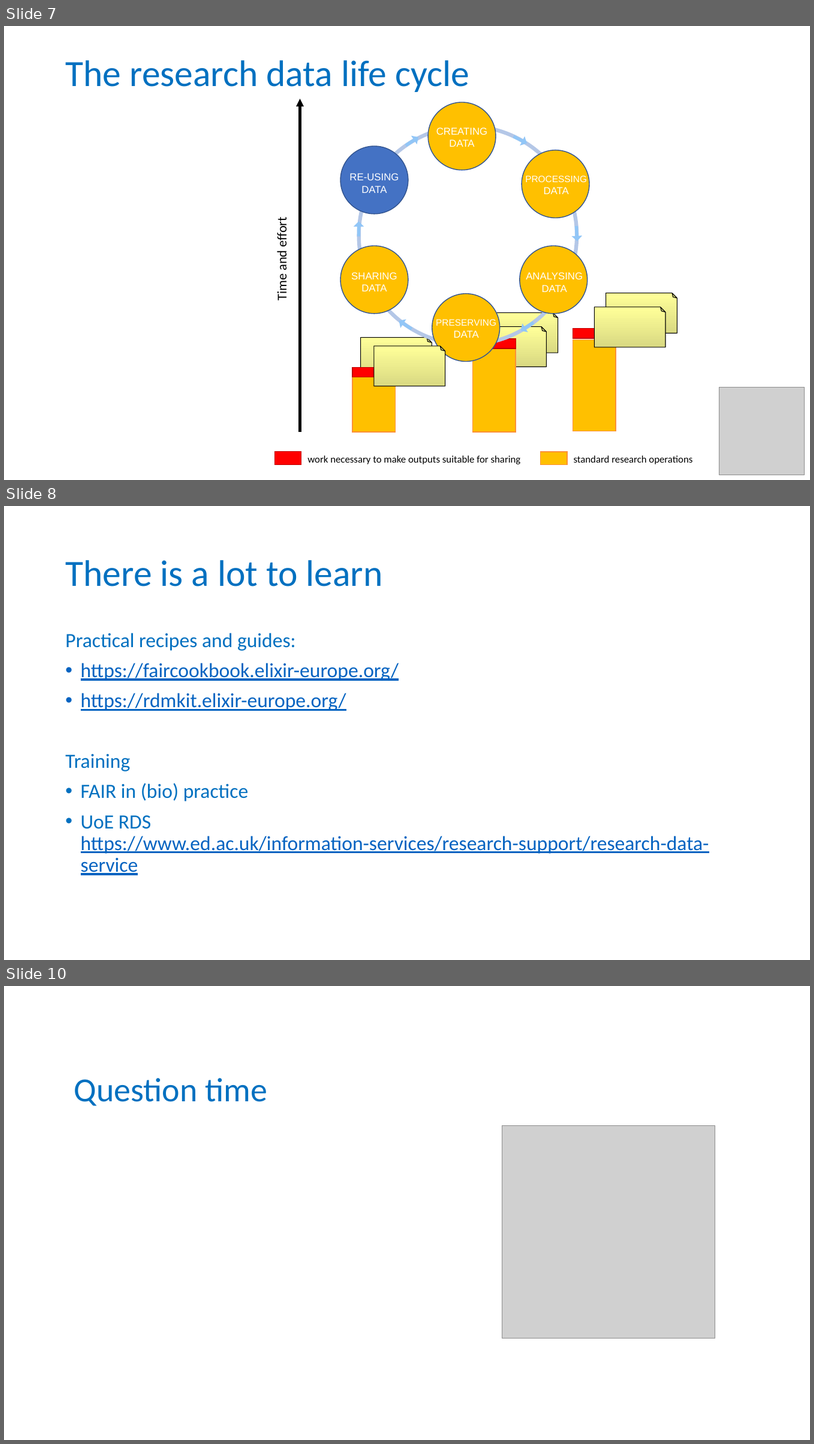
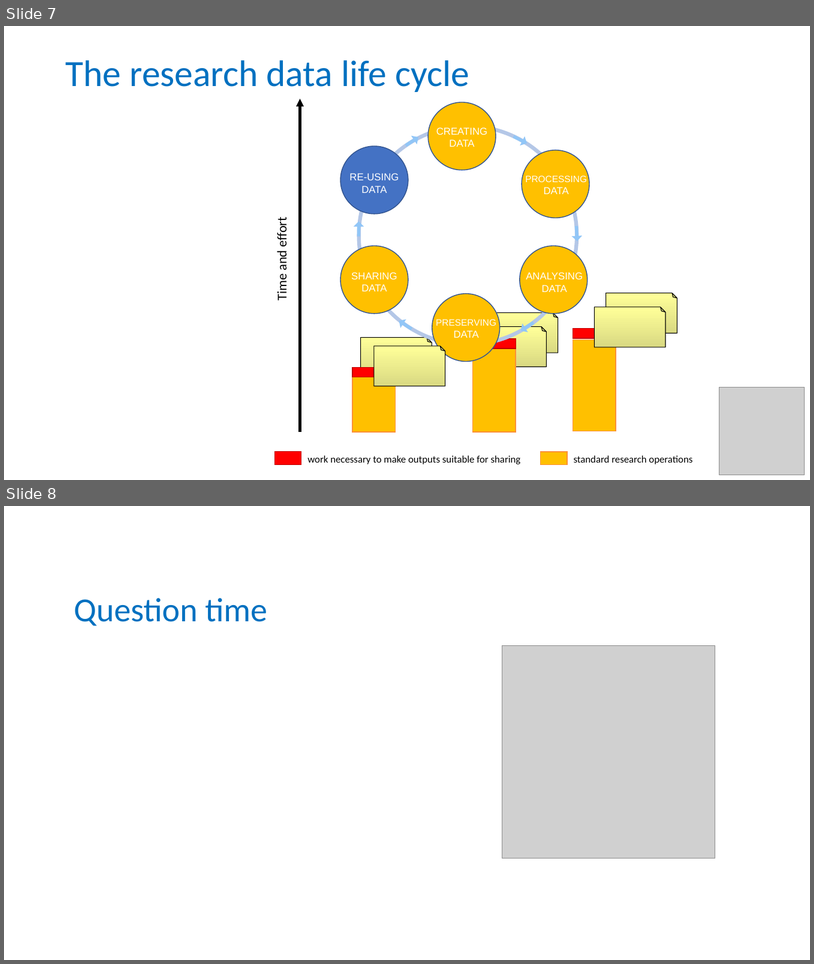
Before and after one commit to tobyhodges/probable-enigma, a slide deck: instructors/06-Practical_adoption.pptx. Shown one above the other, each under a label of ours: slides 7, 8 and 10 before the commit, slides 7 and 8 after it; the slides between them are not shown. The pictures are 814x1444 and 814x964 pixels, drawn with LibreOffice and Linux fonts; fonts in the diff are those of the drawing; grey boxes stand for pictures. Boxes give left, top, right and bottom in pixels: in the first picture for what was removed or moved away, otherwise in the second. Text is boxed around its words. In the diff, an @@ line names an element or a change of style, - is before the commit and + after.

```diff
--- a/instructors/06-Practical_adoption.pptx
+++ b/instructors/06-Practical_adoption.pptx
@@ slide 8 removed at (4,506,810,960), background #FFFFFF @@
@@ title removed at (65,560,383,586) @@
-There is a lot to learn
@@ text removed at (65,633,710,875) @@
-Practical recipes and guides:
-• https://faircookbook.elixir-europe.org/
-• https://rdmkit.elixir-europe.org/
-Training
-• FAIR in (bio) practice
-• UoE RDS https://www.ed.ac.uk/information-services/research-support/research-data-service
@@ what was slide 10 is now slide 8 @@
```
Also in this commit, not shown: 1 other slide removed.
